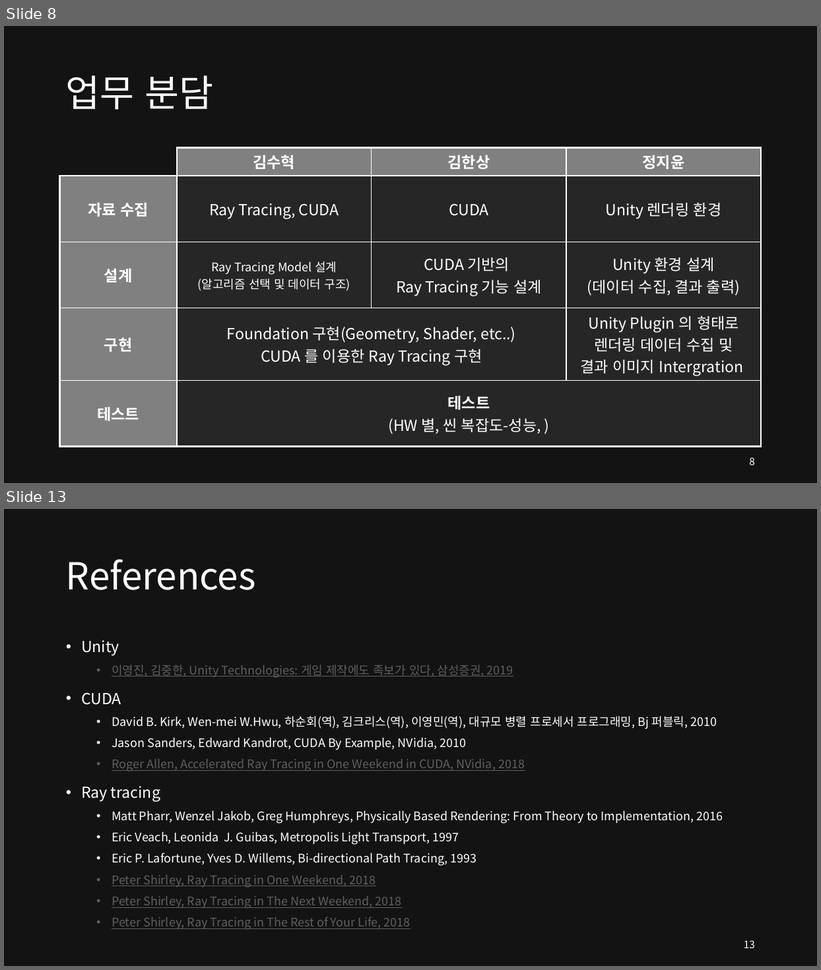
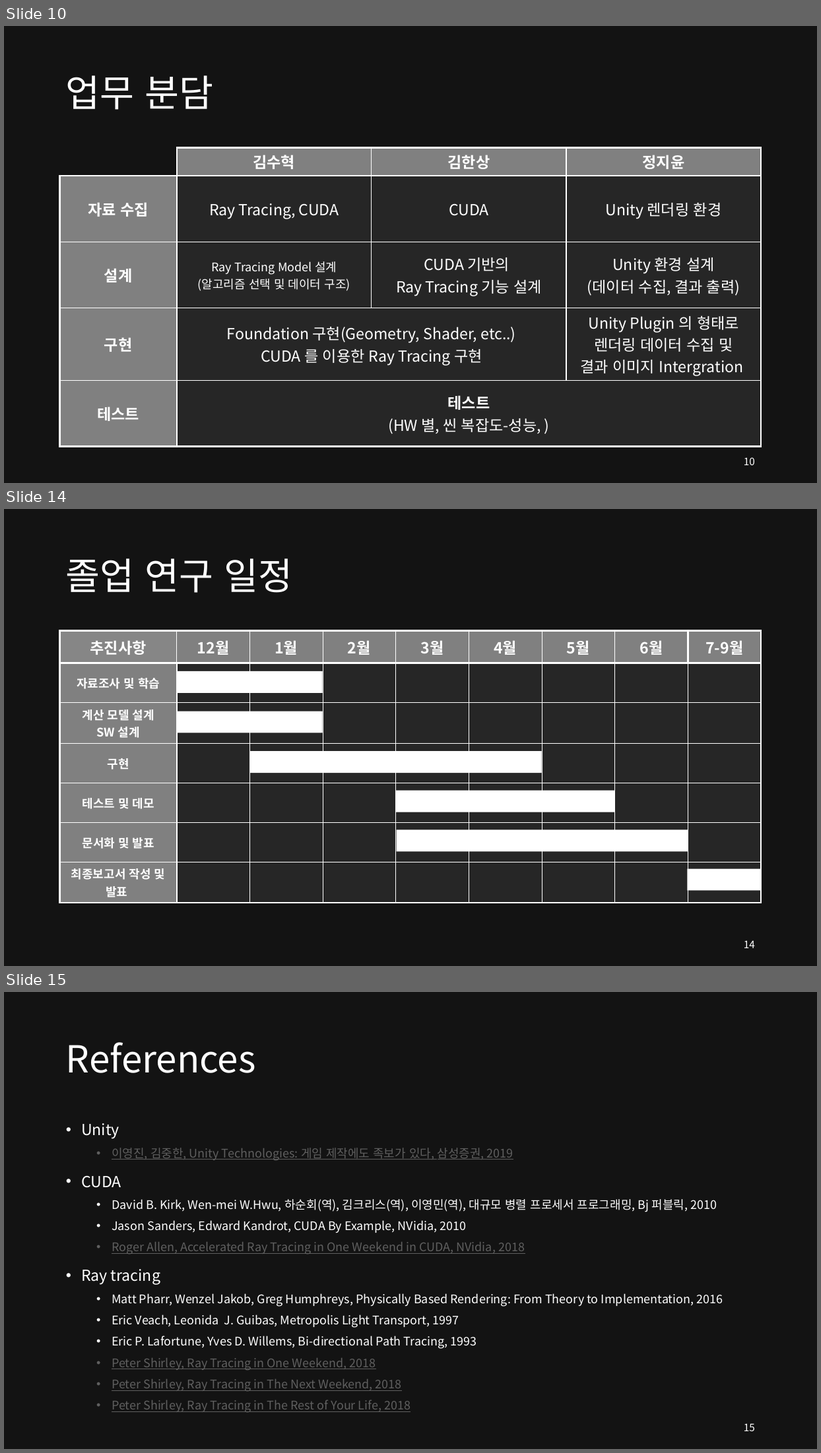
Before and after one commit to SEETHELGIHT/CapstonePlanning, a slide deck: doc/GPU-Accelerated_Ray_Tracing.pptx. Shown one above the other, each under a label of ours: slides 8 and 13 before the commit, slides 10, 14 and 15 after it; the slides between them are not shown. The pictures are 821x970 and 821x1453 pixels, drawn with LibreOffice and Linux fonts; fonts in the diff are those of the drawing. Boxes give left, top, right and bottom in pixels: in the first picture for what was removed or moved away, otherwise in the second. Text is boxed around its words. In the diff, an @@ line names an element or a change of style, - is before the commit and + after.

```diff
--- a/doc/GPU-Accelerated_Ray_Tracing.pptx
+++ b/doc/GPU-Accelerated_Ray_Tracing.pptx
@@ slide 14 added at bbox=[4, 509, 817, 966], background #131313 @@
@@ title added at bbox=[66, 559, 292, 593], 44 pt, text #FFFFFF @@
+졸업 연구 일정
@@ table added at bbox=[60, 631, 763, 901], 7 rows, 9 columns @@
+추진사항 | 12월 | 1월 | 2월 | 3월 | 4월 | 5월 | 6월 | 7-9월
+자료조사 및 학습 |  |  |  |  |  |  |  | 
+계산 모델 설계 / SW 설계 |  |  |  |  |  |  |  | 
+구현 |  |  |  |  |  |  |  | 
+테스트 및 데모 |  |  |  |  |  |  |  | 
+문서화 및 발표 |  |  |  |  |  |  |  | 
+최종보고서 작성 및 발표 |  |  |  |  |  |  |  | 
@@ rectangle added at bbox=[178, 671, 323, 693], fill #FFFFFF @@
@@ rectangle added at bbox=[178, 712, 323, 733], fill #FFFFFF @@
@@ rectangle added at bbox=[250, 751, 542, 773], fill #FFFFFF @@
@@ rectangle added at bbox=[396, 791, 615, 813], fill #FFFFFF @@
@@ rectangle added at bbox=[397, 830, 688, 852], fill #FFFFFF @@
@@ rectangle added at bbox=[688, 869, 762, 891], fill #FFFFFF @@
@@ page number added at bbox=[744, 941, 755, 949], 12 pt, text #FFFFFF @@
+14
@@ what was slide 8 is now slide 10 @@
@@ page number at bbox=[744, 458, 755, 466]: text changed @@
-8
+10
@@ what was slide 13 is now slide 15 @@
@@ page number at bbox=[744, 1424, 755, 1432]: text changed @@
-13
+15
```
Also in this commit, not shown: 9 slides changed, 6 other slides added.
